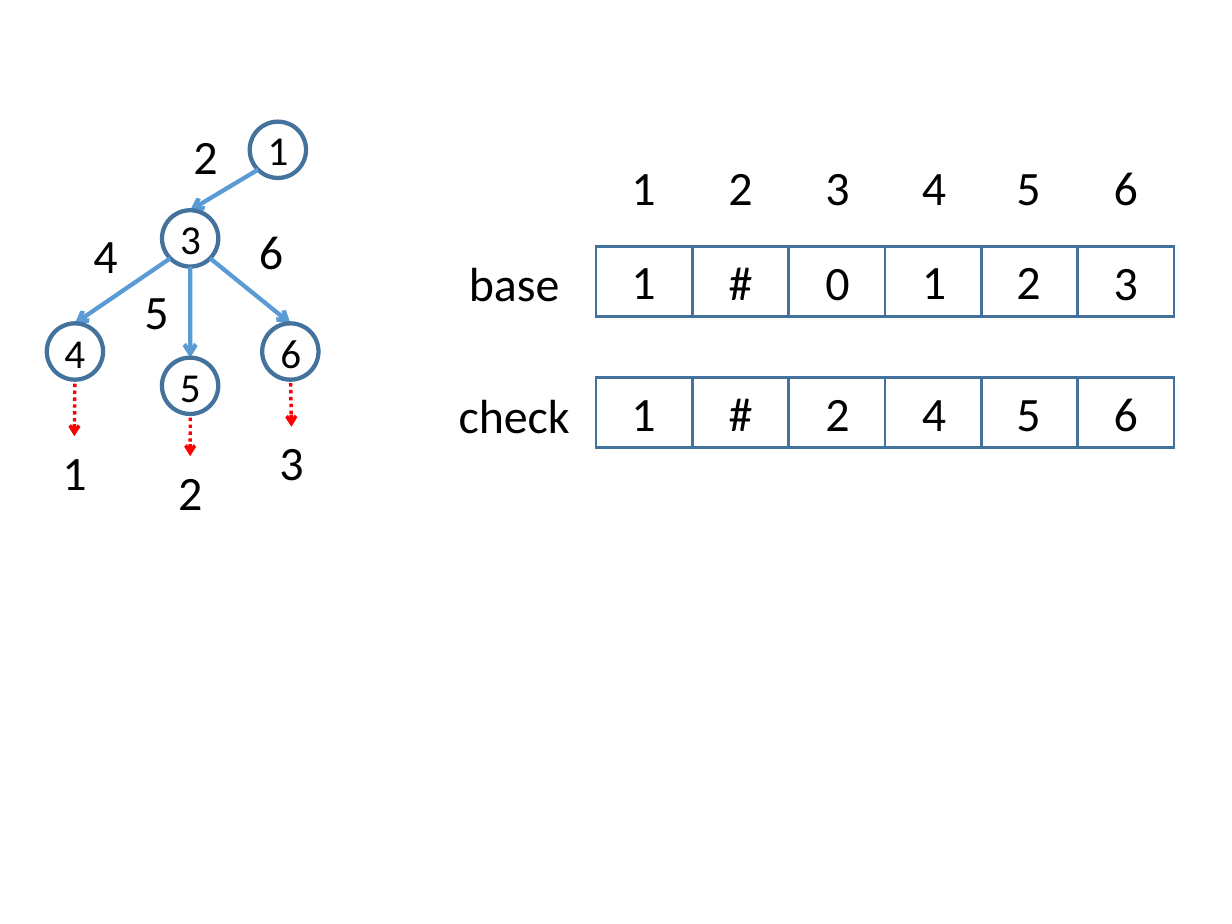
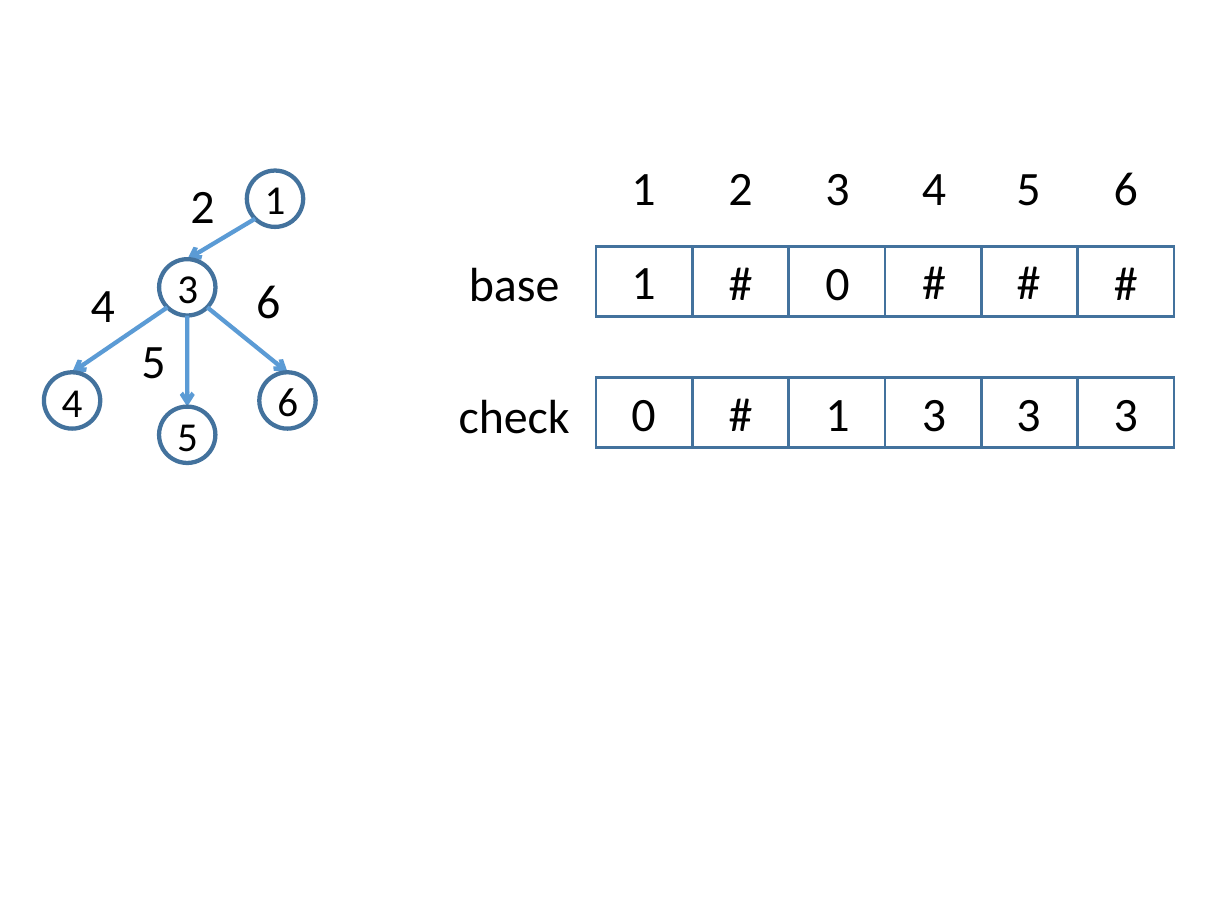
Before and after one commit to hshindo/DoubleArrayTrie.jl, a slide deck: slide 2 of figures.pptx. Drawn at 1232x924 pixels with LibreOffice and Linux fonts; fonts in the diff are those of the drawing. Boxes give left, top, right and bottom in pixels: in the first picture for what was removed or moved away, otherwise in the second. Text is boxed around its words. In the diff, an @@ line names an element or a change of style, - is before the commit and + after.

```diff
--- a/figures.pptx
+++ b/figures.pptx
@@ text at bbox=[922, 268, 946, 299]: text changed @@
-1
+#
@@ text at bbox=[1016, 268, 1040, 299]: text changed @@
-2
+#
@@ text added at bbox=[1093, 246, 1159, 317], 28 pt, text #000000 @@
+#
@@ 3 ellipses, 1 text, 1 arrow: place and size @@
-3 ellipses, 1 text, 1 arrow at bbox=[75, 143, 319, 414]
+3 ellipses, 1 text, 1 arrow at bbox=[73, 192, 317, 463]
@@ 8 texts, 3 arrows, 2 ellipses: place and size @@
-8 texts, 3 arrows, 2 ellipses at bbox=[47, 122, 307, 412]
+8 texts, 3 arrows, 2 ellipses at bbox=[44, 170, 303, 461]
@@ arrow removed from (75, 383) to (74, 436) @@
@@ arrow removed from (291, 383) to (292, 426) @@
@@ text "3": place and size @@
-text "3" at bbox=[1114, 269, 1138, 301]
+text "3" at bbox=[1114, 400, 1138, 432]
@@ arrow removed from (190, 418) to (190, 456) @@
@@ text at bbox=[631, 400, 655, 432]: text changed @@
-1
+0
@@ text at bbox=[825, 400, 849, 431]: text changed @@
-2
+1
@@ text at bbox=[922, 400, 946, 432]: text changed @@
-4
+3
@@ text at bbox=[1016, 400, 1040, 432]: text changed @@
-5
+3
@@ text removed at bbox=[1114, 398, 1138, 432] @@
-6
@@ text removed at bbox=[279, 449, 303, 481] @@
-3
@@ text removed at bbox=[62, 459, 86, 490] @@
-1
@@ text removed at bbox=[178, 479, 202, 510] @@
-2
```
Also in this commit, not shown: 2 other files.
